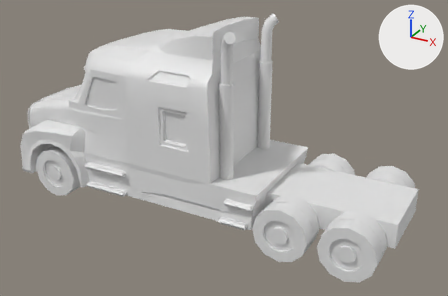
An edit to the FBX model Assets/Models/Seaport/Truck.fbx, drawn before and after from the same camera.
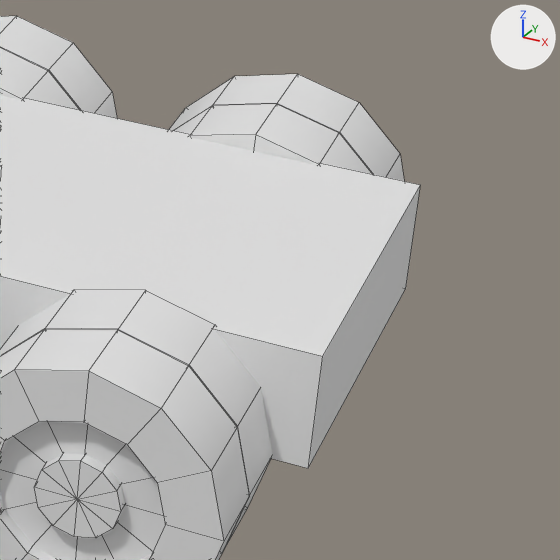
There are two pictures of each version: one whole from a 50 mm lens placed at (3.48, -4.97, 3.11), pointed at (0.77, -0.04, 0.64), one close up on the part from 74% to 100% of the width and 51% to 91% of the height. Arrows for +X, +Y and +Z are at upper right; the lights stay in place. The close-ups show mesh edges as thin lines. Where no turn or scale is listed for an object, it has been applied to the vertices.

Objects in the first close-up: 'Truck', 'Truck.004', 'Truck.005'.
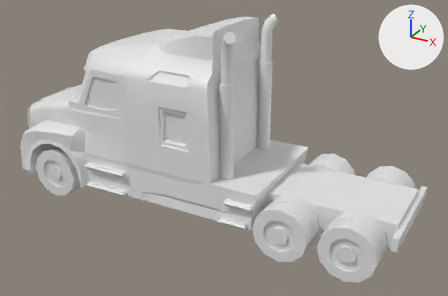
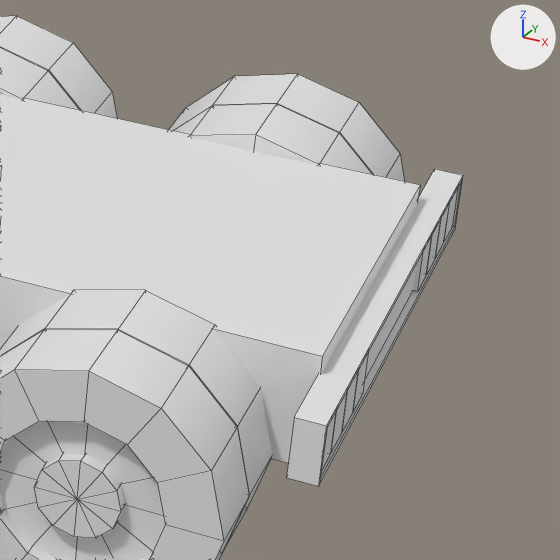
What changed in the scene script:
```text
Change me_cube:
    used by ob_truck; location = (0.0, 0.0, 0.0)
    remove me_cube.from_pydata(...)  # 912 vertices, 872 faces; spans x -1.52..2.59, y -0.7..0.7, z 0.17..1.91
    add me_cube.from_pydata(...)  # 992 vertices, 926 faces; spans x -1.52..2.65, y -0.7..0.7, z 0.17..1.91
    me_cube part 1: the loose piece of 8 vertices spanning x 1.28..2.59, y -0.37..0.37, z 0.23..0.46 is copied, and the copy is scaled about its middle by (0.0175, 0.098, 0.404), then moved by (0.69, -0.48, 0.02); it spans x 2.62..2.64, y -0.51..-0.44, z 0.31..0.4
    me_cube part 2: the loose piece of 8 vertices spanning x 1.28..2.59, y -0.37..0.37, z 0.23..0.46 is copied, and the copy is scaled about its middle by (0.0175, 0.098, 0.404), then moved by (0.69, -0.4, 0.02); it spans x 2.62..2.64, y -0.44..-0.36, z 0.31..0.4
    me_cube part 3: the loose piece of 8 vertices spanning x 1.28..2.59, y -0.37..0.37, z 0.23..0.46 is copied, and the copy is scaled about its middle by (0.0175, 0.098, 0.404), then moved by (0.69, -0.32, 0.02); it spans x 2.62..2.64, y -0.36..-0.29, z 0.31..0.4
    me_cube part 4: the loose piece of 8 vertices spanning x 1.28..2.59, y -0.37..0.37, z 0.23..0.46 is copied, and the copy is scaled about its middle by (0.0175, 0.098, 0.404), then moved by (0.69, -0.25, 0.02); it spans x 2.62..2.64, y -0.28..-0.21, z 0.31..0.4
    me_cube part 5: the loose piece of 8 vertices spanning x 1.28..2.59, y -0.37..0.37, z 0.23..0.46 is copied, and the copy is scaled about its middle by (0.0175, 0.098, 0.404), then moved by (0.69, 0.48, 0.02); it spans x 2.62..2.64, y 0.44..0.51, z 0.31..0.4
    me_cube part 6: the loose piece of 8 vertices spanning x 1.28..2.59, y -0.37..0.37, z 0.23..0.46 is copied, and the copy is scaled about its middle by (0.0175, 0.098, 0.404), then moved by (0.69, 0.4, 0.02); it spans x 2.62..2.64, y 0.36..0.44, z 0.31..0.4
    me_cube part 7: the loose piece of 8 vertices spanning x 1.28..2.59, y -0.37..0.37, z 0.23..0.46 is copied, and the copy is scaled about its middle by (0.0175, 0.098, 0.404), then moved by (0.69, 0.32, 0.02); it spans x 2.62..2.64, y 0.29..0.36, z 0.31..0.4
    me_cube part 8: the loose piece of 8 vertices spanning x 1.28..2.59, y -0.37..0.37, z 0.23..0.46 is copied, and the copy is scaled about its middle by (0.0175, 0.098, 0.404), then moved by (0.69, 0.25, 0.02); it spans x 2.62..2.64, y 0.21..0.28, z 0.31..0.4
    me_cube part 9: a new loose piece of 16 vertices spanning x 2.59..2.65, y -0.53..0.53, z 0.3..0.42, in mat_seaport (white #e7e7e7)
```

Pixel boxes (x1, y1, x2, y2) of what changed, in the close-ups (560 x 560 px):
'Truck', reshaped: before (0, 95, 420, 468); after (0, 95, 463, 486)
part 1 of me_cube, added: after (322, 413, 336, 469)
part 2 of me_cube, added: after (331, 393, 347, 452)
part 3 of me_cube, added: after (342, 372, 358, 432)
part 4 of me_cube, added: after (353, 352, 369, 411)
part 5 of me_cube, added: after (444, 189, 458, 241)
part 6 of me_cube, added: after (436, 203, 450, 256)
part 7 of me_cube, added: after (427, 220, 441, 273)
part 8 of me_cube, added: after (413, 236, 432, 291)
part 9 of me_cube, added: after (286, 169, 463, 486)
